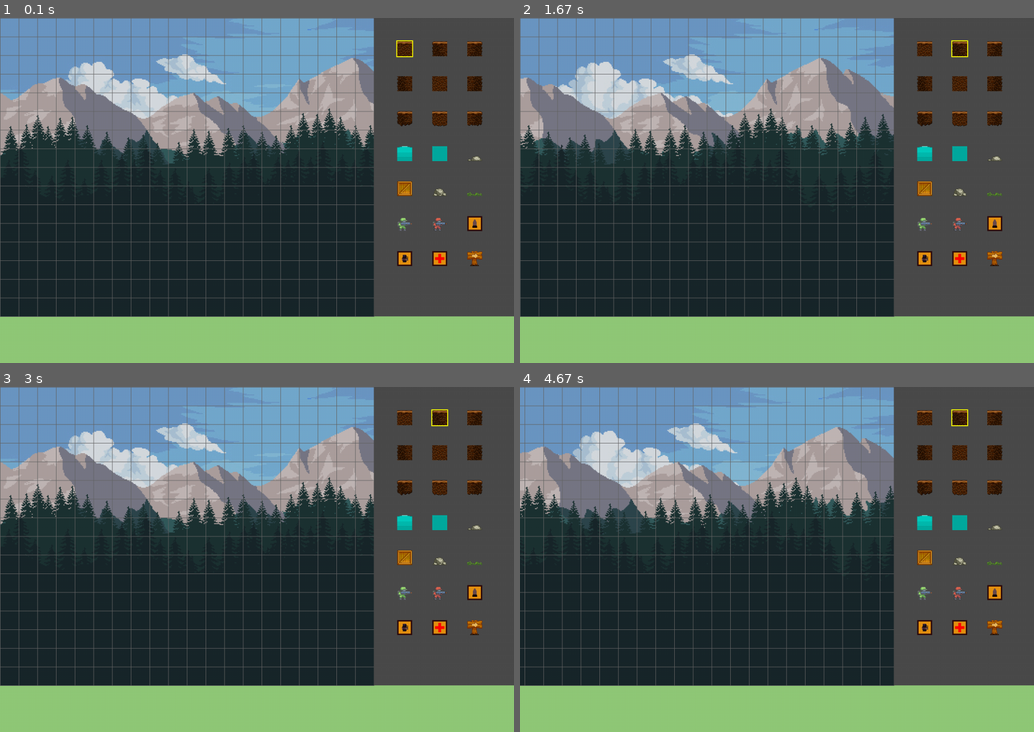
Above: before the commit, frames 1-4 (two rows, left to right).
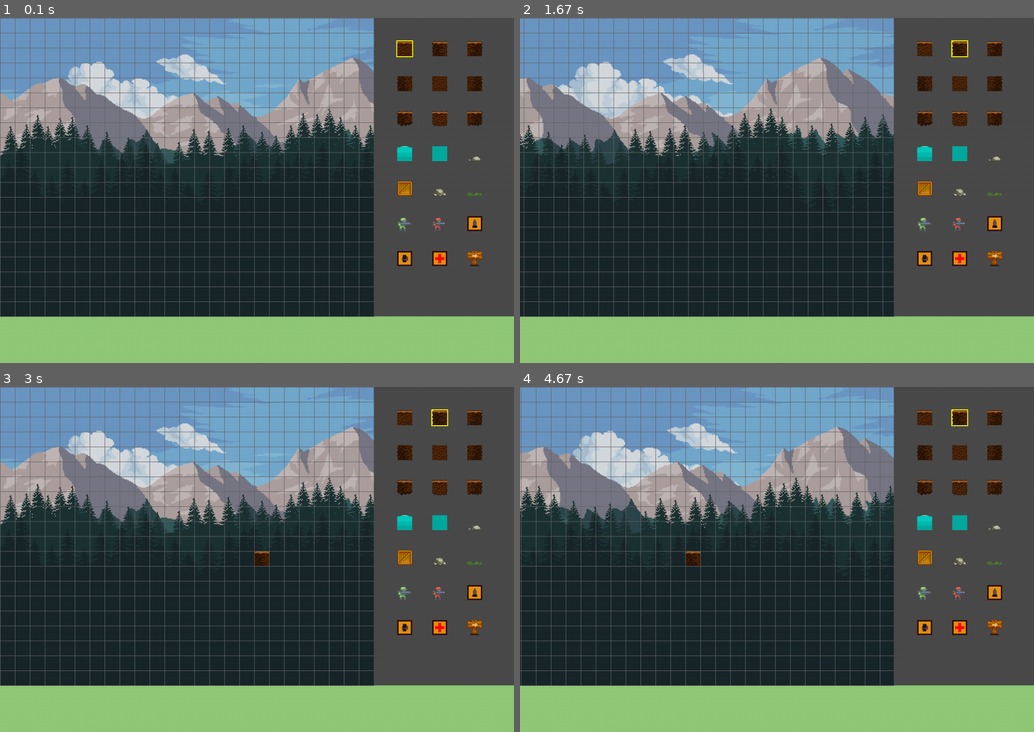
Above: after the commit, the same moments.

Repository: willydlw/pygame-level-editor
Game: pygame game, started from main.py
Same seed, same stepped clock (60 frames per second), same inputs: the game is played once before the commit and once after it.
Inputs (mouse positions are in pixels of both pictures, inside the frame that each line leads up to):
- Up to frame 1 (0.1 s): no input
- Up to frame 2 (1.67 s): click (956, 49) at 0.38 s; hold Right 0.67-1.13 s; hold Right 1.17-1.63 s
- Up to frame 3 (3 s): click (133, 562) at 1.72 s; hold Left 2-2.53 s; hold Left 2.57-2.97 s
- Up to frame 4 (4.67 s): hold Right 3-3.63 s; hold Left 3.67-4.13 s; hold Right 4.17-4.63 s

The runs differ from the first frame. In frame 1, 7.3% of the frame differs, in the area x 0-73%, y 0-87%; in frame 2, 7.2%; in frame 3, 7.4%; in frame 4, 7.7%, in the area x 0-85%, y 0-87%.

Commit message:
Corrected constants so grid cells and screen size match tile size. Inflated halo effect drawing when mouse hovers over selectable tile

Diff:
--- a/src/assetManager.py
+++ b/src/assetManager.py
@@ -73,7 +73,7 @@
 
             for i in range(count):
                 path = BASE_DIR / folder / f"{i}.png"
-                img = cls._safe_load_image(path)
+                img = cls._safe_load_image(path, True)
                 img = pygame.transform.scale(img, size)
                 cls._tiles.append(img)
 
@@ -104,7 +104,6 @@
     def _safe_load_image(path, use_alpha=True):
         """Tries to load an image, returns a magenta square on failure"""
         try:
-            # pygame.image requires a string, convert Path object
             # .convert_alpha() improves performance for transparent images
             img = pygame.image.load(str(path))
             return img.convert_alpha() if use_alpha else img.convert()
--- a/src/constants.py
+++ b/src/constants.py
@@ -1,21 +1,27 @@
 # Configuration File Path
 ASSETS_CONFIG_PATH = "assets.json"
 
+# Assets Tile Size
+TILE_SIZE = 32
 
-# Game Window
-SCREEN_WIDTH = 800
-SCREEN_HEIGHT = 640
-LOWER_MARGIN = 100
-SIDE_MARGIN = 300
+# Define rows and columns we want in the grid
+ROWS = 20
+COLS_VISIBLE = 25
+MAX_COLS = 150
 
 
-FPS = 60            # frames per second
+# Calculate screen height and width to fit
+SCREEN_WIDTH = COLS_VISIBLE * TILE_SIZE  # 25 * 32 = 800
+SCREEN_HEIGHT = ROWS * TILE_SIZE         # 20 * 32 = 640
+
+# Margins for user interface
+SIDE_MARGIN = 300
+LOWER_MARGIN = 100
 
 
-# Grid
-ROWS = 16
-MAX_COLS = 150
-TILE_SIZE = SCREEN_HEIGHT // ROWS
+# Frames per second
+FPS = 60
+
 
 # Limit level width
 MAXIMUM_LEVEL_WIDTH = MAX_COLS * TILE_SIZE
--- a/src/game.py
+++ b/src/game.py
@@ -36,6 +36,12 @@
 
         # tile selection
         self.current_tile = 0
+
+        # create a 2D list to save the tilemap data
+        self.world_data = []
+        for row in range(c.ROWS):
+            r = [-1] * c.MAX_COLS
+            self.world_data.append(r)
 
         # Load assets
         AssetManager.load_all(c.ASSETS_CONFIG_PATH)
@@ -83,7 +89,7 @@
 
 
     def draw_side_panel(self):
-        # Draw a rectangle on the right side
+        # Draw the sidebar rectangle to right of game sreen
         sidebar_rect = pygame.Rect(c.SCREEN_WIDTH, 0, c.SIDE_MARGIN, c.SCREEN_HEIGHT)
         pygame.draw.rect(self.screen, (75,75,75), sidebar_rect)
 
@@ -95,12 +101,30 @@
             x = c.SCREEN_WIDTH + (i % c.SIDEBAR_COLS) * c.SIDEBAR_SLOT_SIZE + c.SIDEBAR_PADDING
             y = (i // c.SIDEBAR_COLS) * c.SIDEBAR_SLOT_SIZE + c.SIDEBAR_PADDING
 
-            # Draw a highlight box around the selected tile
+            # hover effect when mouse if over a tile
+            tile_rect = pygame.Rect(x, y, c.TILE_SIZE, c.TILE_SIZE)
+            # grow the rect by 2 pixels on each side to see the hover rect
+            hover_rect = tile_rect.inflate(4,4)
+            mouse_pos = pygame.mouse.get_pos()
+
+            # draw the hover effect
+            if tile_rect.collidepoint(mouse_pos):
+                pygame.draw.rect(self.screen, (200, 200, 200), hover_rect, 2)
+
+            # Draw the selection effect
             if self.current_tile == i:
-                pygame.draw.rect(self.screen, (255, 255, 0), (x-2, y-2, 36, 36), 2)
+                pygame.draw.rect(self.screen, (255, 255, 0), (x-2, y-2, 36, 36), 3)
 
             self.screen.blit(tile_img, (x, y))
 
+
+    def draw_world(self):
+        for y, row in enumerate(self.world_data):
+            for x, tile_index in enumerate(row):
+                if tile_index != -1:
+                    img = AssetManager.get_tile(tile_index)
+                    # subtract scroll so the tiles move when you scroll
+                    self.screen.blit(img, (x * c.TILE_SIZE - self.scroll, y * c.TILE_SIZE))
 
 
     def _get_layer_y(self, name, img):
@@ -116,42 +140,64 @@
         return offsets.get(name, 0)
 
 
+    def _handle_events(self):
+        # event handling
+        for event in pygame.event.get():
+            if event.type == pygame.QUIT:
+                self.running = False
+
+            if event.type == pygame.KEYDOWN:
+                if event.key == pygame.K_LEFT:
+                    self.scroll_left = True
+                if event.key == pygame.K_RIGHT:
+                    self.scroll_right = True
+
+            if event.type == pygame.KEYUP:
+                if event.key == pygame.K_LEFT:
+                    self.scroll_left = False
+                if event.key == pygame.K_RIGHT:
+                    self.scroll_right = False
+
+            if event.type == pygame.MOUSEBUTTONDOWN:
+                mx, my = pygame.mouse.get_pos()
+
+                # Sidebar Selection
+                if mx > c.SCREEN_WIDTH:
+                    # left click selects tile
+                    if event.button == 1:
+                        col = (mx - c.SCREEN_WIDTH - c.SIDEBAR_PADDING) // c.SIDEBAR_SLOT_SIZE
+                        row = (my - c.SIDEBAR_PADDING) // c.SIDEBAR_SLOT_SIZE
+                        index = col + (row * c.SIDEBAR_COLS)
+
+                        if 0 <= index < len(AssetManager._tiles):
+                            # calculate the EXACT 32x32 area for that specific tile to
+                            # avoid a ghost index for selecting padded area
+                            tile_x = c.SCREEN_WIDTH + (col * c.SIDEBAR_SLOT_SIZE) + c.SIDEBAR_PADDING
+                            tile_y = (row * c.SIDEBAR_SLOT_SIZE) + c.SIDEBAR_PADDING
+
+                            # create a temporary rectangle
+                            tile_rect = pygame.Rect(tile_x, tile_y, c.TILE_SIZE, c.TILE_SIZE)
+
+                            # only select if mouse is inside that tile rect area
+                            if tile_rect.collidepoint(mx, my):
+                                self.current_tile = index
+                                logging.info(f"Selected tile index: {index}")
+
+                # Grid Interaction
+                elif mx < c.SCREEN_WIDTH and my < c.SCREEN_HEIGHT:
+                    column = (mx + self.scroll) // c.TILE_SIZE
+                    row = my // c.TILE_SIZE
+
+                    if 0 <= row < c.ROWS and 0 <= column < c.MAX_COLS:
+                        if event.button == 1:       # left click to place tile
+                            self.world_data[row][column] = self.current_tile
+                        elif event.button == 3: # right click to erase
+                            self.world_data[row][column] = -1
+
 
     def run(self):
         while self.running:
-            # event handling
-            for event in pygame.event.get():
-                if event.type == pygame.QUIT:
-                    self.running = False
-
-                if event.type == pygame.KEYDOWN:
-                    if event.key == pygame.K_LEFT:
-                        self.scroll_left = True
-                    if event.key == pygame.K_RIGHT:
-                        self.scroll_right = True
-
-                if event.type == pygame.KEYUP:
-                    if event.key == pygame.K_LEFT:
-                        self.scroll_left = False
-                    if event.key == pygame.K_RIGHT:
-                        self.scroll_right = False
-
-                if event.type == pygame.MOUSEBUTTONDOWN:
-                    if event.button == 1: # left click
-                        logging.info("Left mouse button pressed")
-                        mouse_pos = pygame.mouse.get_pos()
-
-                        # check if the click is inside the sidebar
-                        if mouse_pos[0] > c.SCREEN_WIDTH:
-                            # Calculate which tile index was clicked based
-                            # on the grid math
-                            col = (mouse_pos[0] - c.SCREEN_WIDTH - c.SIDEBAR_PADDING) // c.SIDEBAR_SLOT_SIZE
-                            row = (mouse_pos[1] - c.SIDEBAR_PADDING) // c.SIDEBAR_SLOT_SIZE
-                            index = col + row * c.SIDEBAR_COLS
-
-                            if 0 <= index < len(AssetManager._tiles):
-                                self.current_tile = index
-
+            self._handle_events()
 
             # limit scrolling to left to not go beyond x = 0
             if self.scroll_left == True and self.scroll > 0:
@@ -161,6 +207,7 @@
 
             # draw the scrolling background
             self.draw_background()
+            self.draw_world()
             self.draw_grid()
             self.draw_side_panel()
 
